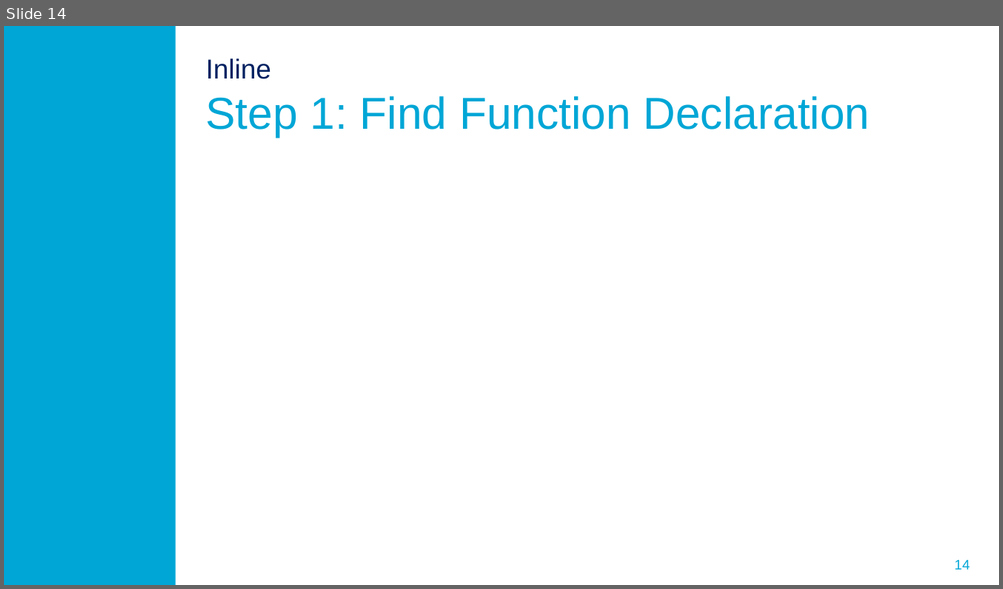
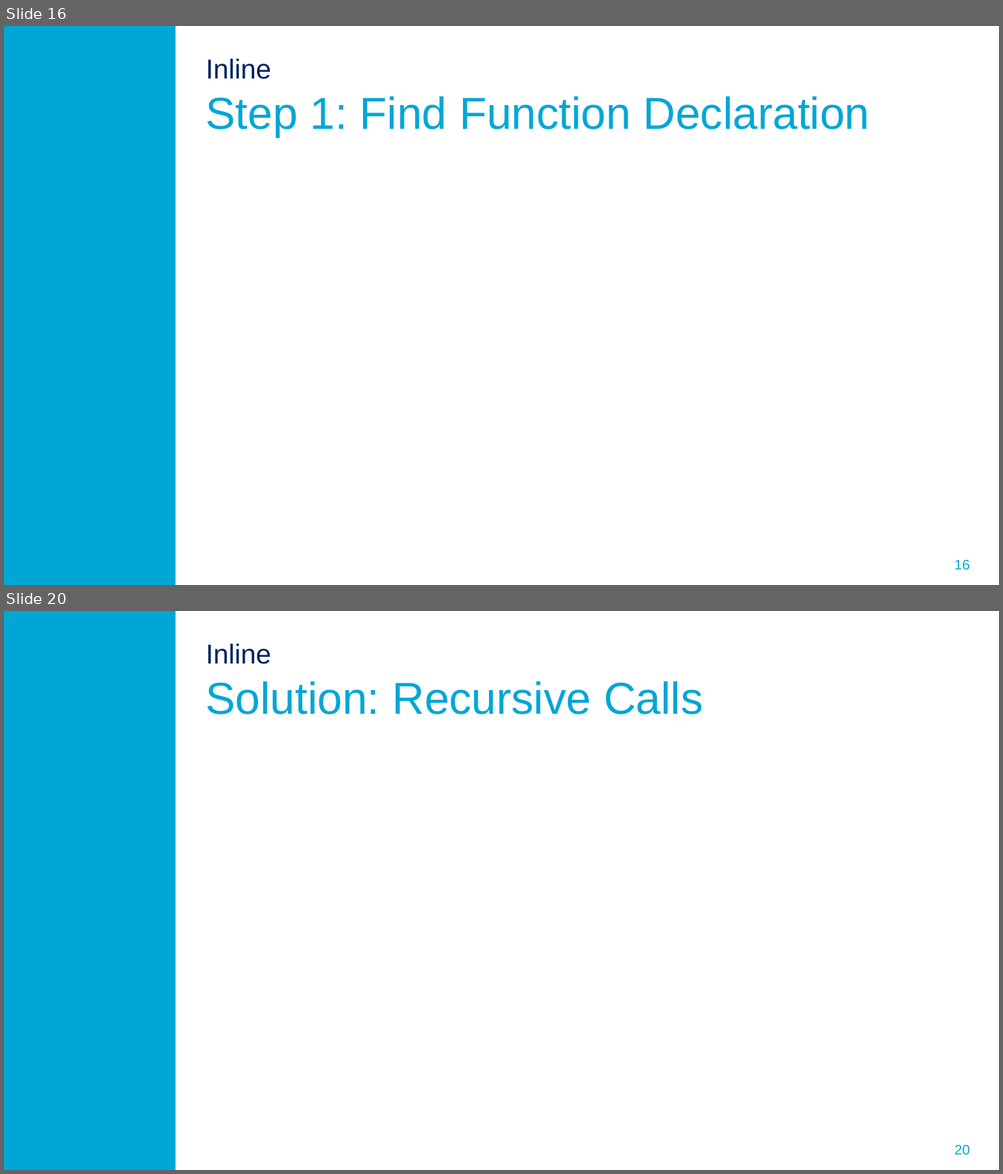
Before and after one commit to ProMisDev/metaborg-tiger, a slide deck: presentation/Misteli_Refactoring_in_Spoofax.pptx. Shown one above the other, each under a label of ours: slide 14 before the commit, slides 16 and 20 after it; the slides between them are not shown. The pictures are 1003x589 and 1003x1174 pixels, drawn with LibreOffice and Linux fonts; fonts in the diff are those of the drawing; background and template pictures are left out. Boxes give left, top, right and bottom in pixels: in the first picture for what was removed or moved away, otherwise in the second. Text is boxed around its words. In the diff, an @@ line names an element or a change of style, - is before the commit and + after.

```diff
--- a/presentation/Misteli_Refactoring_in_Spoofax.pptx
+++ b/presentation/Misteli_Refactoring_in_Spoofax.pptx
@@ slide 20 added at (x1=4, y1=611, x2=999, y2=1170), background #FFFFFF; not listed: 2 template elements that a slide beside it also shows @@
@@ title added at (x1=206, y1=644, x2=703, y2=715), 32.4 pt, text #00A6D6 @@
+Inline
+Solution: Recursive Calls
@@ what was slide 14 is now slide 16 @@
@@ page number at (x1=954, y1=560, x2=970, y2=571): text changed @@
-14
+16
```
Also in this commit, not shown: 1 slide changed, 6 other slides added.
